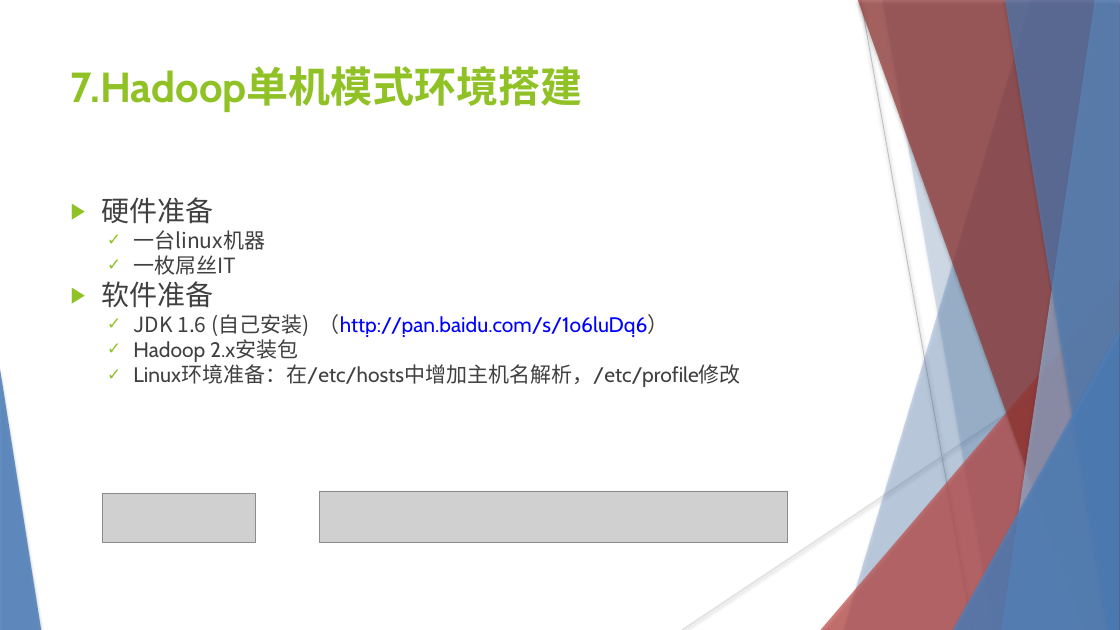
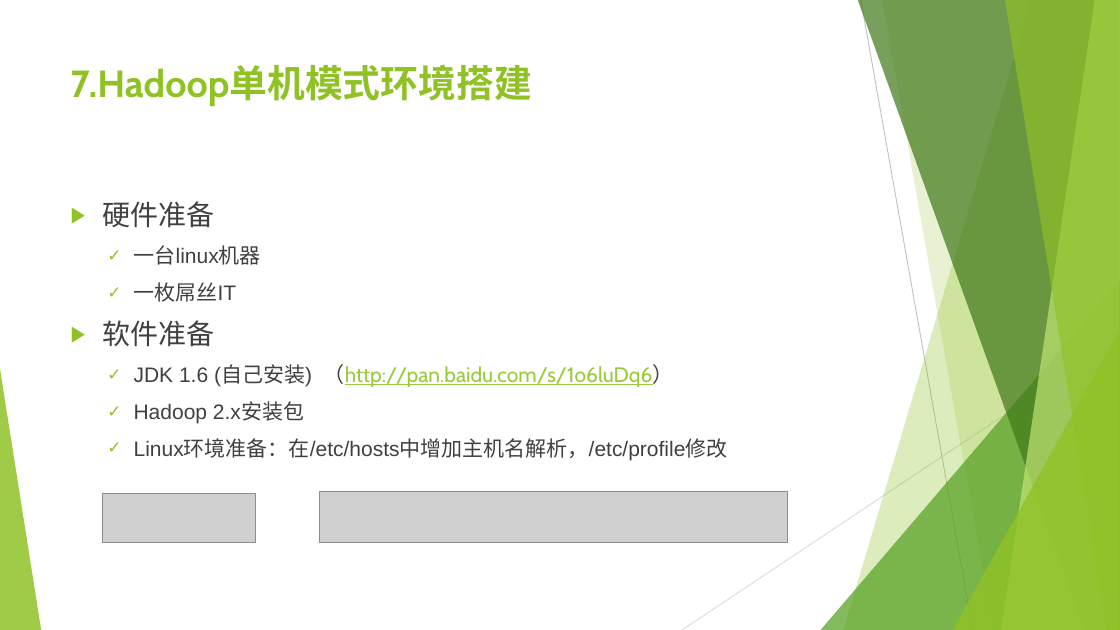
Before and after one commit to YunKillerE/learning-record, a slide deck: slide 46 of HADOOP.pptx. Drawn at 1120x630 pixels with LibreOffice and Linux fonts; fonts in the diff are those of the drawing; grey boxes stand for pictures. Boxes give left, top, right and bottom in pixels: in the first picture for what was removed or moved away, otherwise in the second. Text is boxed around its words. In the diff, an @@ line names an element or a change of style, - is before the commit and + after.

Commit message:
modify hadoop.pptx error

```diff
--- a/HADOOP.pptx
+++ b/HADOOP.pptx
@@ freeform shape at (844, 0, 1120, 630): fill #4F81BD at 30% opacity to #90C226 at 30% opacity; shadow off @@
@@ freeform shape at (858, 0, 1120, 630): fill #953735 at 70% opacity to #3F7819 at 70% opacity; shadow off @@
@@ line (861, 0) - (973, 630): stroke #BFBFBF 0.74 pt to #BFBFBF 0.75 pt @@
@@ freeform shape at (882, 0, 1120, 630): fill #4F81BD at 20% opacity to #90C226 at 20% opacity; shadow off; outline redrawn @@
@@ freeform shape at (1002, 0, 1120, 630): fill #95B3D7 at 70% opacity to #C0E474 at 70% opacity; shadow off @@
@@ freeform shape at (1005, 0, 1120, 630): fill #4F81BD at 65% opacity to #90C226 at 65% opacity; shadow off @@
@@ title "7.Hadoop单机模式环境搭建" at (71, 66, 532, 106): size 36 to 32.4 pt @@
@@ text "硬件准备" at (102, 201, 728, 461): font Noto Sans CJK SC to Arial in "硬件准备", "一台linux机器", "一枚屌丝IT", "软件准备" and 1 more places; text colour #0000FF to #99CA3C in "（http://pan.baidu.com/s/1o6luDq6）"; font Cabin to Arial in "Hadoop 2.x安装包", "Linux环境准备：在/etc/hosts中增加主机名解析，/etc/profile修改"; indent changed; more space between paragraphs @@
@@ triangle at (821, 280, 1120, 630): fill #C0504D at 72% opacity to #54A021 at 72% opacity; shadow off @@
@@ line (1120, 339) - (682, 630): stroke #D9D9D9 0.74 pt to #D9D9D9 0.75 pt @@
@@ triangle at (953, 330, 1120, 630): fill #4F81BD at 80% opacity to #90C226 at 80% opacity; shadow off @@
@@ triangle at (0, 369, 41, 630): fill #4F81BD at 85% opacity to #90C226 at 85% opacity; shadow off @@
```
Also in this commit, not shown: 52 other slides changed, 1 other file.
